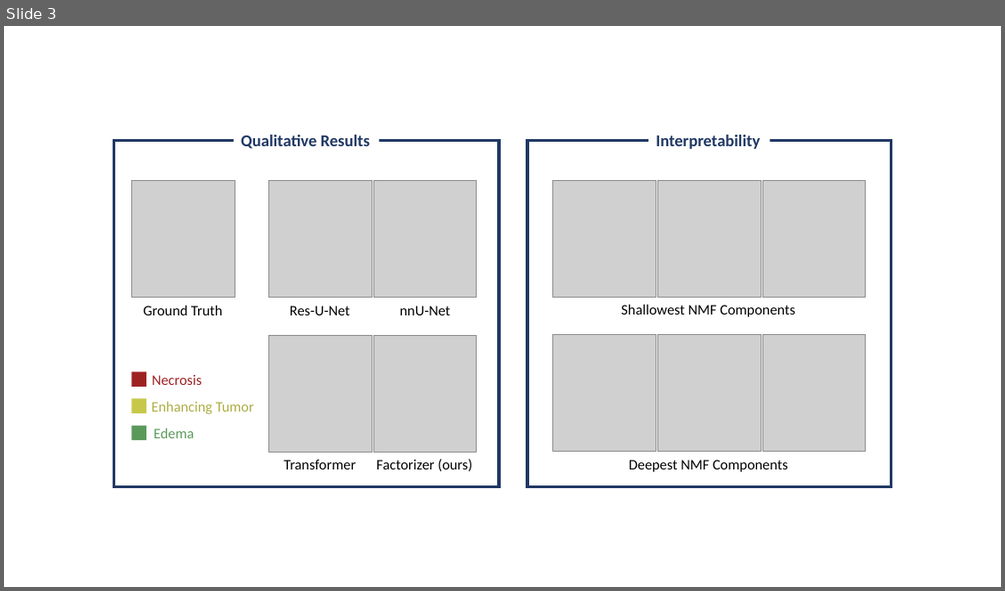
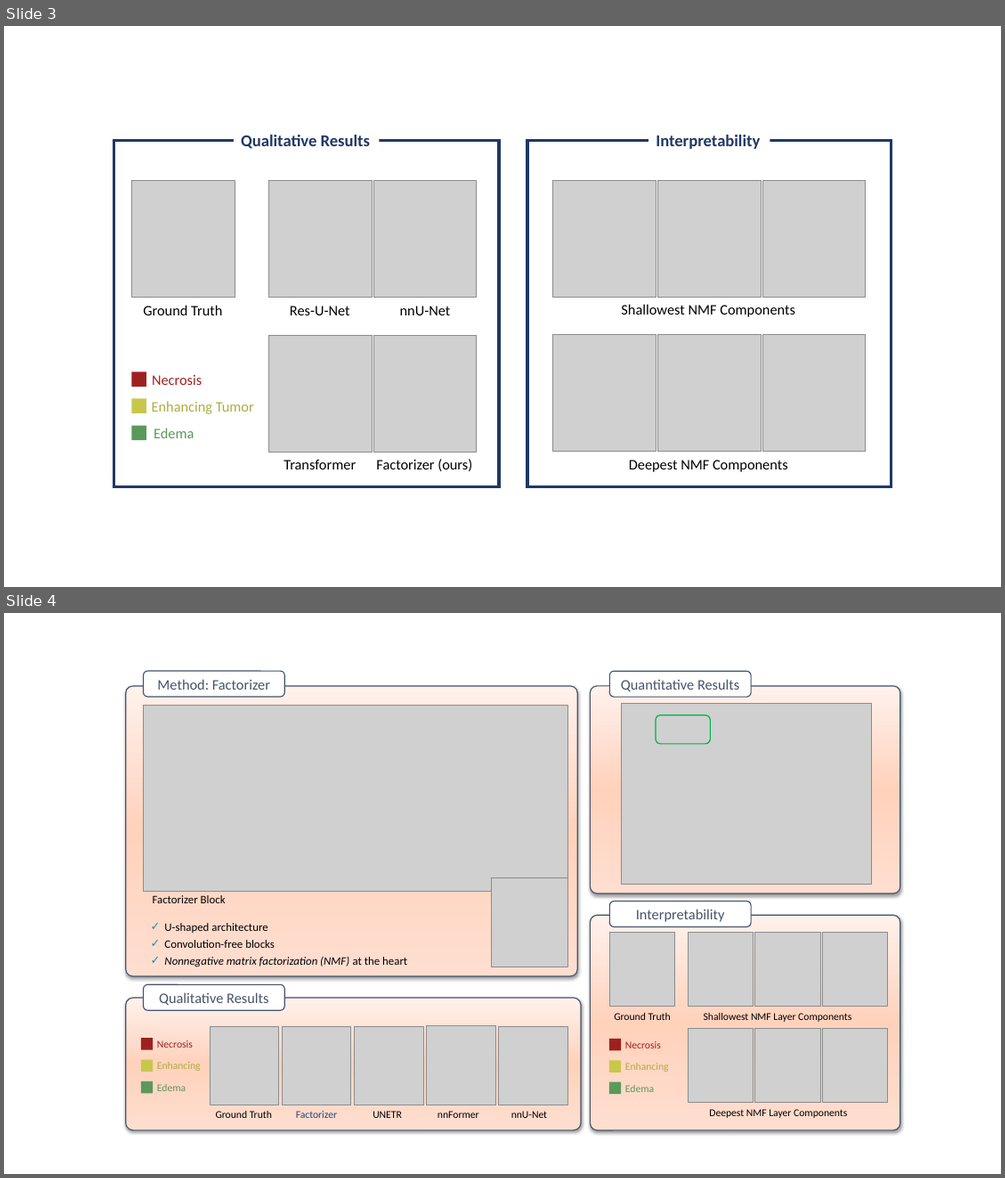
Before and after one commit to pashtari/factorizer, a slide deck: figures/factorizer_overview.pptx. Shown one above the other, each under a label of ours: slide 3 before the commit, slides 3 and 4 after it. The pictures are 1005x591 and 1005x1178 pixels, drawn with LibreOffice and Linux fonts; fonts in the diff are those of the drawing; grey boxes stand for pictures. Boxes give left, top, right and bottom in pixels: in the first picture for what was removed or moved away, otherwise in the second. Text is boxed around its words. In the diff, an @@ line names an element or a change of style, - is before the commit and + after.

Commit message:
fix SegmentationFactorizer

```diff
--- a/figures/factorizer_overview.pptx
+++ b/figures/factorizer_overview.pptx
@@ slide 4 added at bbox=[4, 613, 1001, 1174], background #FFFFFF @@
@@ group added at bbox=[126, 671, 900, 1130]: 16 texts, 15 pictures, 9 rounded rectangles, 6 rectangles @@
+Quantitative Results
+Ground Truth
+Shallowest NMF Layer Components
+Deepest NMF Layer Components
+Necrosis
+Enhancing
+Edema
+Factorizer
+Ground Truth
+UNETR
+nnU-Net
+Qualitative Results
+Interpretability
+Method: Factorizer
+nnFormer
+Factorizer Block
+✓ U-shaped architecture
+✓ Convolution-free blocks
+✓ Nonnegative matrix factorization (NMF) at the heart
+Necrosis
+Enhancing
+Edema
```
Also in this commit, not shown: 3 other files.
